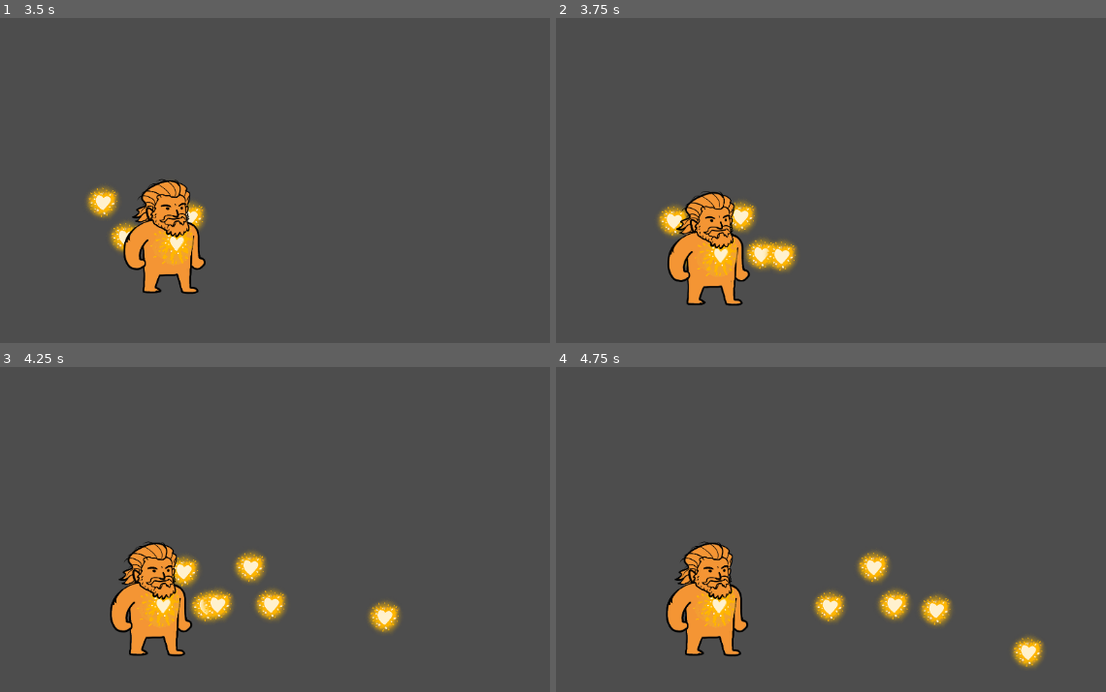
Above: before the commit, frames 1-4 (two rows, left to right).
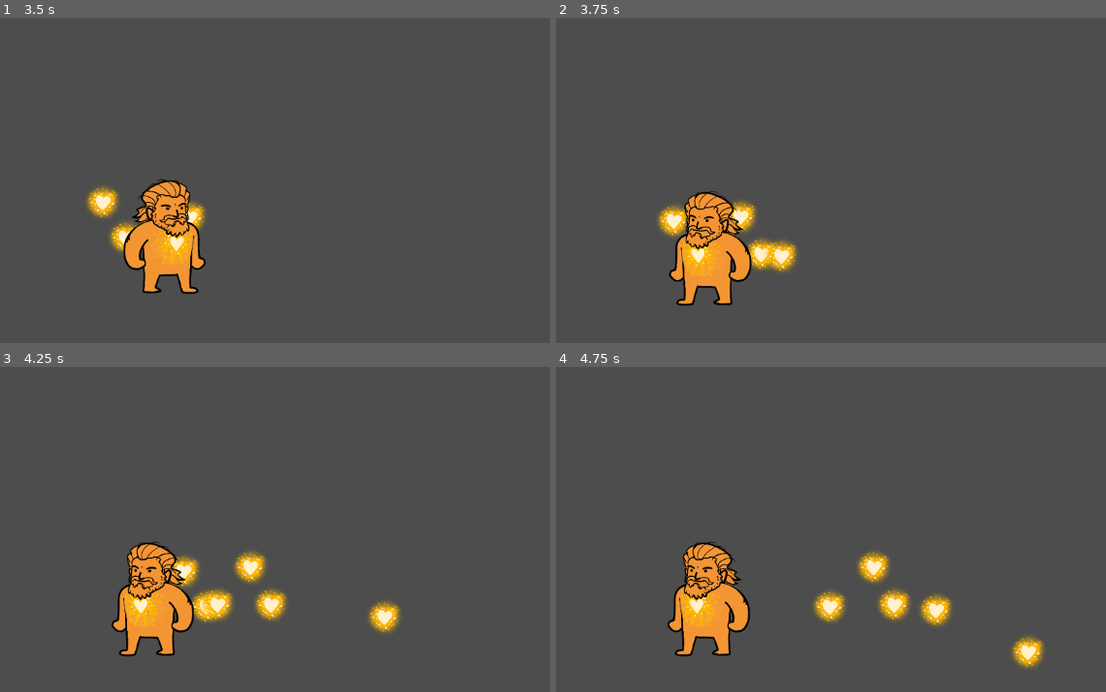
Above: after the commit, the same moments.

Repository: martindzejky/slavo-collab
Game: Godot game, scene res://main.tscn
Same seed, same stepped clock (60 frames per second), same inputs: the game is played once before the commit and once after it.
Inputs (mouse positions are in pixels of both pictures, inside the frame that each line leads up to):
- Up to frame 1 (3.5 s): tap Enter at 0.5 s; move the mouse to (335, 203) at 0.52 s; press the mouse at (335, 203) at 0.53 s; hold D (move_right) 0.53-1.28 s; move the mouse to (11, 245) at 1.27 s; release the mouse at (11, 245) at 1.28 s; hold S (move_down) 1.28-2.03 s; click (11, 245) at 1.35 s; move the mouse to (242, 128) at 2.02 s; press the mouse at (242, 128) at 2.03 s; hold D (move_right) 2.03-2.78 s; move the mouse to (126, 310) at 2.77 s; release the mouse at (126, 310) at 2.78 s; hold W (move_up) from 2.78 s (still down); click (126, 310) at 2.85 s
- Up to frame 2 (3.75 s): move the mouse to (952, 291) at 3.52 s; release W (move_up) at 3.53 s; press the mouse at (952, 291) at 3.53 s; hold A (move_left) from 3.53 s (still down)
- Up to frame 3 (4.25 s): keep holding A (move_left)
- Up to frame 4 (4.75 s): keep holding A (move_left); move the mouse to (outside the picture) at 4.27 s; release the mouse at (outside the picture) at 4.28 s; click (outside the picture) at 4.35 s

Frame 1 is identical in both runs. In frame 2, 2.4% of the frame differs, in the area x 20-36%, y 53-89%; in frame 3, 2.4%, in the area x 19-36%, y 53-89%; in frame 4, 2.4%.

Commit message:
player sprite flip

Diff:
--- /dev/null
+++ b/components/movement.gd
@@ -0,0 +1,6 @@
+extends Node
+class_name Movement
+
+@export var root: Node2D
+@export var move_speed: float = 0
+@export var move_direction: Vector2 = Vector2.ZERO
--- a/components/player_movement.gd
+++ b/components/player_movement.gd
@@ -1,9 +1,5 @@
-extends Node
+extends Movement
 class_name PlayerMovement
-
-@export var root: Node2D
-@export var move_speed: float = 100
-@export var move_direction: Vector2 = Vector2.ZERO
 
 func _process(delta: float) -> void:
   move_direction = Input.get_vector('move_left', 'move_right', 'move_up', 'move_down')
--- /dev/null
+++ b/components/sprite_flip.gd
@@ -0,0 +1,11 @@
+extends Node
+class_name SpriteFlip
+
+@export var spriteRoot: Node2D
+@export var movement: Movement
+
+func _process(_delta: float) -> void:
+  if movement.move_direction.x > 0:
+    spriteRoot.scale.x = 1
+  elif movement.move_direction.x < 0:
+    spriteRoot.scale.x = -1
--- a/objects/player.tscn
+++ b/objects/player.tscn
@@ -7,6 +7,7 @@
 [ext_resource type="Script" uid="uid://dtwtt13ifecpy" path="res://components/player_aiming.gd" id="3_uxov2"]
 [ext_resource type="Script" uid="uid://r78wj8jvkhy2" path="res://components/player_shooting.gd" id="4_nmc1l"]
 [ext_resource type="PackedScene" uid="uid://cnkojjn1en3gk" path="res://objects/heart_projectile.tscn" id="5_f46kd"]
+[ext_resource type="Script" uid="uid://dbnki8y8un232" path="res://components/sprite_flip.gd" id="8_3rfka"]
 
 [node name="player" type="Node2D"]
 
@@ -56,3 +57,9 @@
 projectile_movement_component_path = NodePath("movement")
 projectile_movement_direction_name = "direction"
 metadata/_custom_type_script = "uid://r78wj8jvkhy2"
+
+[node name="flip" type="Node" parent="." node_paths=PackedStringArray("spriteRoot", "movement")]
+script = ExtResource("8_3rfka")
+spriteRoot = NodePath("../sprites")
+movement = NodePath("../movement")
+metadata/_custom_type_script = "uid://dbnki8y8un232"
Not shown, added: components/movement.gd.uid
Not shown, added: components/sprite_flip.gd.uid
Not shown: 1 places in objects/player.tscn that only renumber resources
